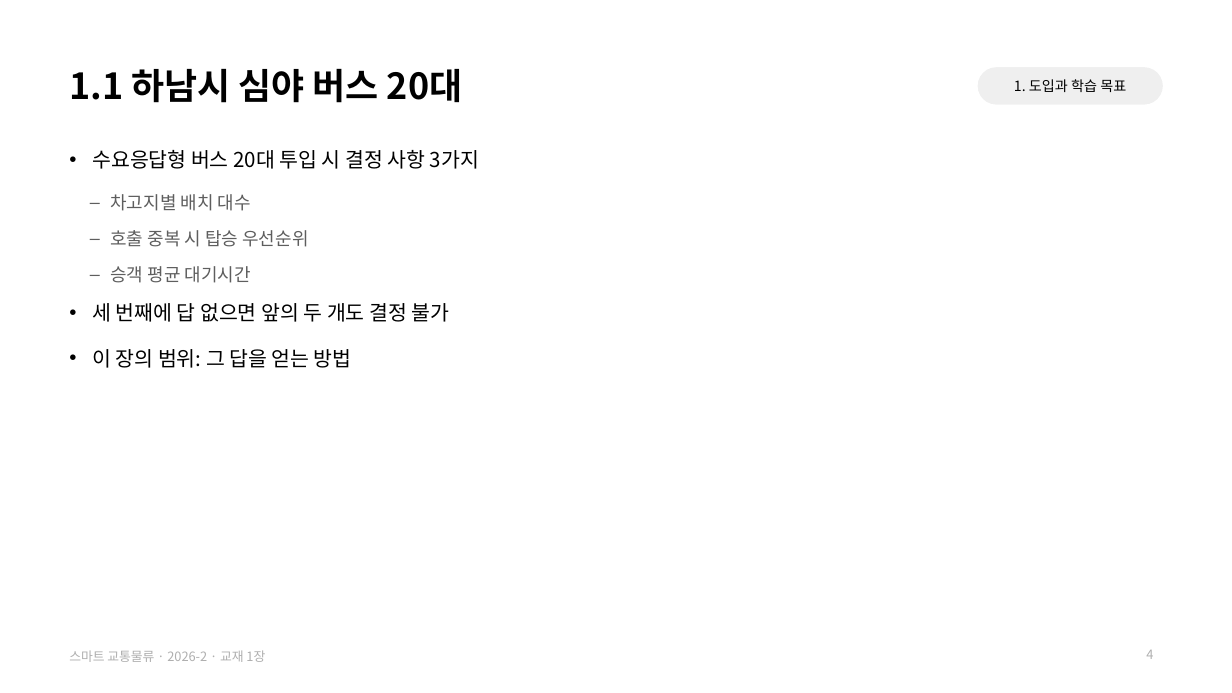
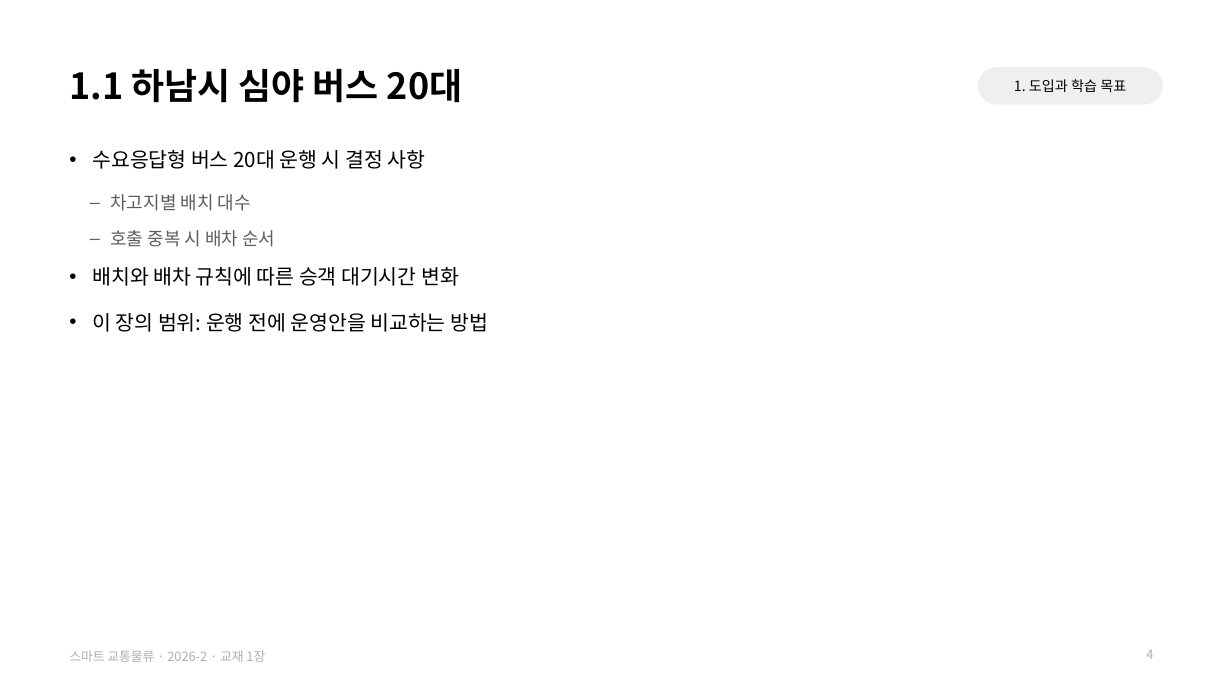
Before and after one commit to jihoyeo/smart-transport-logistics, a slide deck: slide 4 of slides/week01/ch01_why.pptx. Drawn at 1232x693 pixels with LibreOffice and Linux fonts; fonts in the diff are those of the drawing. Boxes give left, top, right and bottom in pixels: in the first picture for what was removed or moved away, otherwise in the second. Text is boxed around its words. In the diff, an @@ line names an element or a change of style, - is before the commit and + after.

```diff
--- a/slides/week01/ch01_why.pptx
+++ b/slides/week01/ch01_why.pptx
@@ text at <box>92,150,425,169</box>: text changed @@
-• 수요응답형 버스 20대 투입 시 결정 사항 3가지
+• 수요응답형 버스 20대 운행 시 결정 사항
@@ text at <box>92,230,488,332</box>: text changed @@
-  – 호출 중복 시 탑승 우선순위
-  – 승객 평균 대기시간
-• 세 번째에 답 없으면 앞의 두 개도 결정 불가
-• 이 장의 범위: 그 답을 얻는 방법
+  – 호출 중복 시 배차 순서
+• 배치와 배차 규칙에 따른 승객 대기시간 변화
+• 이 장의 범위: 운행 전에 운영안을 비교하는 방법
```
Also in this commit, not shown: 14 other slides changed, 1 other file.
